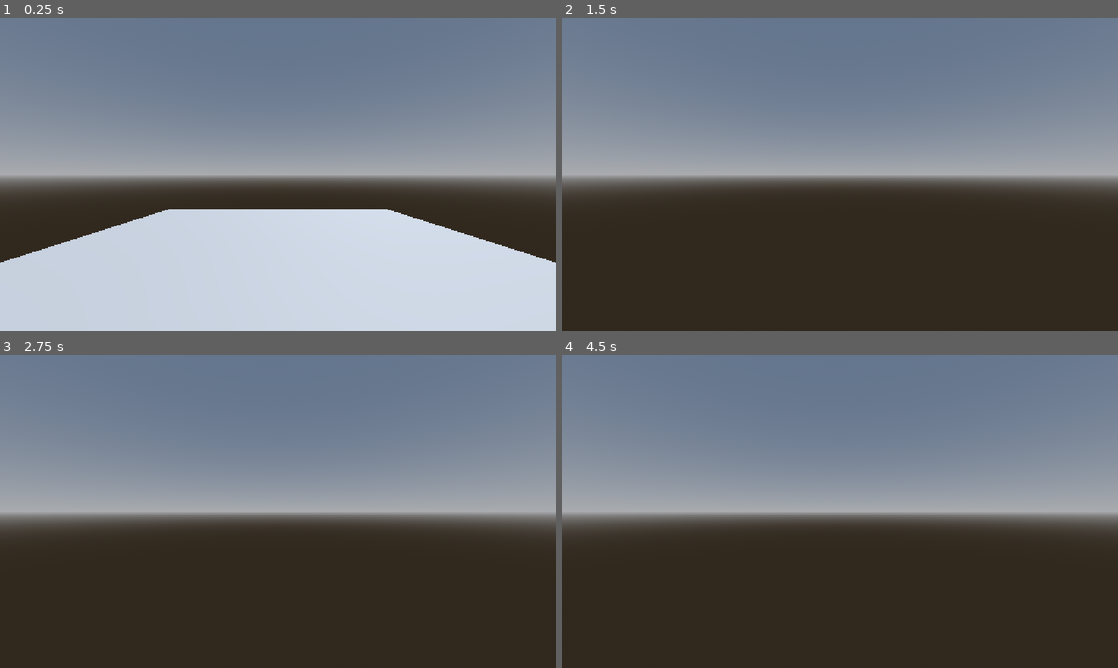
Above: before the commit, frames 1-4 (two rows, left to right).
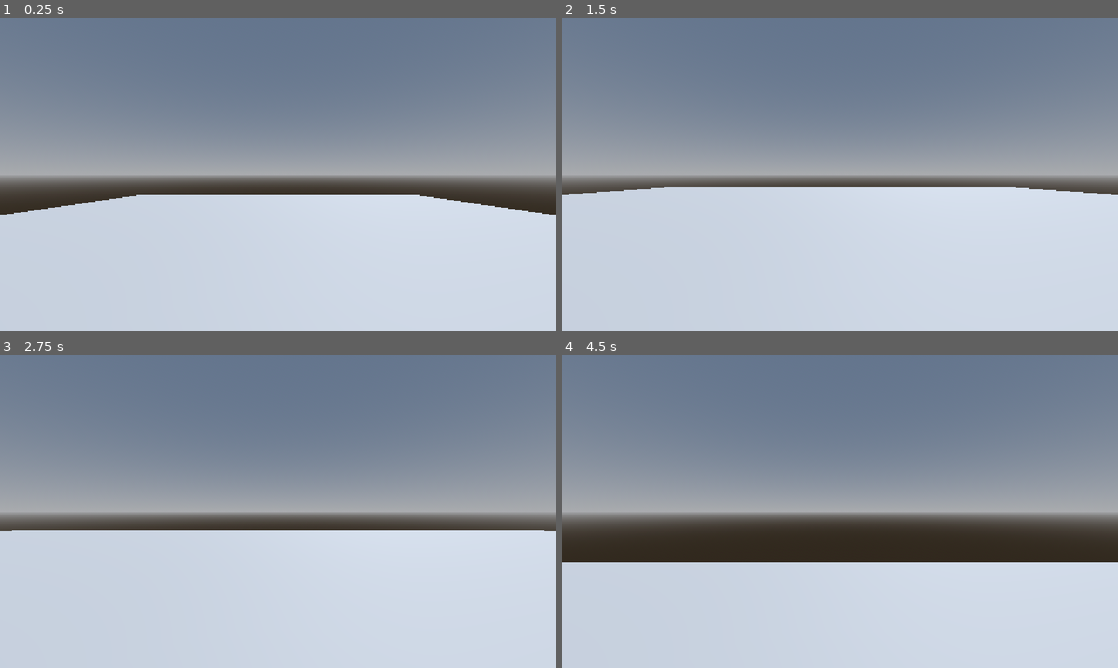
Above: after the commit, the same moments.

Repository: Kioshi-the-Proto/The-Last-Shift
Game: Godot game, scene res://world.tscn
Two runs of this game, one before a commit and one after it. Both use one fixed random seed, a clock stepped at 60 frames per second and the inputs below.
Inputs:
- Up to frame 1 (0.25 s): no input
- Up to frame 2 (1.5 s): tap Enter (ui_accept) at 0.5, 0.77 s; hold Shift (sprint, bound only after the commit) 0.53-1.28 s; hold W (up) from 0.53 s (still down); tap Ctrl (crouch, bound only after the commit) at 0.6 s; tap Shift (sprint, bound only after the commit) at 1.35 s
- Up to frame 3 (2.75 s): keep holding W (up); tap Enter (ui_accept) at 1.52 s; tap Ctrl (crouch, bound only after the commit) at 1.55, 2.1 s; hold Shift (sprint, bound only after the commit) from 2.03 s (still down)
- Up to frame 4 (4.5 s): keep holding W (up); tap Enter (ui_accept) at 2.75, 3.02, 3.5, 3.77 s; release Shift (sprint, bound only after the commit) at 2.78 s; tap Shift (sprint, bound only after the commit) at 2.85, 4.35 s; tap Ctrl (crouch, bound only after the commit) at 3.05, 3.6 s; hold Shift (sprint, bound only after the commit) 3.53-4.28 s

The runs differ from the first frame. In frame 1, 8.1% of the frame differs, in the area x 0-100%, y 56-79%; in frame 2, 46%, in the area x 0-100%, y 54-100%; in frame 3, 44%; in frame 4, 34%.

Commit message:
somthing

Diff:
--- a/character_body_3d.gd
+++ b/character_body_3d.gd
@@ -1,8 +1,13 @@
 extends CharacterBody3D
 
+const CROUCH_SPEED = 2
+const SPEED = 4
+const SPRINT_SPEED = 9
+const JUMP_VELOCITY = 4
 
-const SPEED = 10
-const JUMP_VELOCITY = 4.5
+var CROUCH_HEIGHT = 0.5
+var STAND_HEIGHT = 2
+var CROUCHING = false
 
 const SENSITIVITY = 0.005
 @onready var head = $Head #lost my head
@@ -19,15 +24,32 @@
 
 #dif movement keys to do stuff
 	var input_dir := Input.get_vector("left", "right", "up", "down")
-	var direction = (head.transform.basis*Vector3(input_dir.x,0,input_dir.y))
+#makes the direction fo head to be front
+	var direction = (head.transform.basis*Vector3(input_dir.x,0,input_dir.y)).normalized()
 	if direction:
-		velocity.x = direction.x * SPEED
-		velocity.z = direction.z * SPEED
+		if Input.is_action_pressed("sprint"):
+			velocity.x = direction.x * SPRINT_SPEED
+			velocity.z = direction.z * SPRINT_SPEED
+		else:
+			velocity.x = direction.x * SPEED
+			velocity.z = direction.z * SPEED
+		if CROUCHING:
+			velocity.x = direction.x * CROUCH_SPEED
+			velocity.z = direction.z * CROUCH_SPEED
 	else:
 		velocity.x = move_toward(velocity.x, 0, SPEED)
 		velocity.z = move_toward(velocity.z, 0, SPEED)
 	#keep this does movement stuff
 	move_and_slide()
+	crouch()
+func crouch():
+	if Input.is_action_just_pressed("crouch"):
+		CROUCHING = !CROUCHING
+		if CROUCHING:
+			$CollisionShape3D.shape.height = CROUCH_HEIGHT
+		else:
+			$CollisionShape3D.shape.height = STAND_HEIGHT
+
 func _ready(): #THIS STUFF DOES THE CAMREA DO NOT TOUCH!
 	Input.set_mouse_mode(Input.MOUSE_MODE_CAPTURED)
 func _unhandled_input(event):
--- a/project.godot
+++ b/project.godot
@@ -42,6 +42,16 @@
 "events": [Object(InputEventKey,"resource_local_to_scene":false,"resource_name":"","device":-1,"window_id":0,"alt_press …(192 unchanged characters)…
 ]
 }
+crouch={
+"deadzone": 0.2,
+"events": [Object(InputEventKey,"resource_local_to_scene":false,"resource_name":"","device":-1,"window_id":0,"alt_pressed":false,"shift_pressed":false,"ctrl_pressed":false,"meta_pressed":false,"pressed":false,"keycode":0,"physical_keycode":4194326,"key_label":0,"unicode":0,"location":0,"echo":false,"script":null)
+]
+}
+sprint={
+"deadzone": 0.2,
+"events": [Object(InputEventKey,"resource_local_to_scene":false,"resource_name":"","device":-1,"window_id":0,"alt_pressed":false,"shift_pressed":false,"ctrl_pressed":false,"meta_pressed":false,"pressed":false,"keycode":0,"physical_keycode":4194325,"key_label":0,"unicode":0,"location":0,"echo":false,"script":null)
+]
+}
 
 [physics]
 
--- a/world.tscn
+++ b/world.tscn
@@ -30,7 +30,7 @@
 shadow_enabled = true
 
 [node name="CSGMesh3D" type="CSGMesh3D" parent="." unique_id=533182606]
-transform = Transform3D(9.3, 0, 0, 0, 0.01, 0, 0, 0, 18.5, 0, 0, 0)
+transform = Transform3D(20, 0, 0, 0, 0.01, 0, 0, 0, 30, 0, 0, 0)
 use_collision = true
 mesh = SubResource("BoxMesh_ayajn")
 
